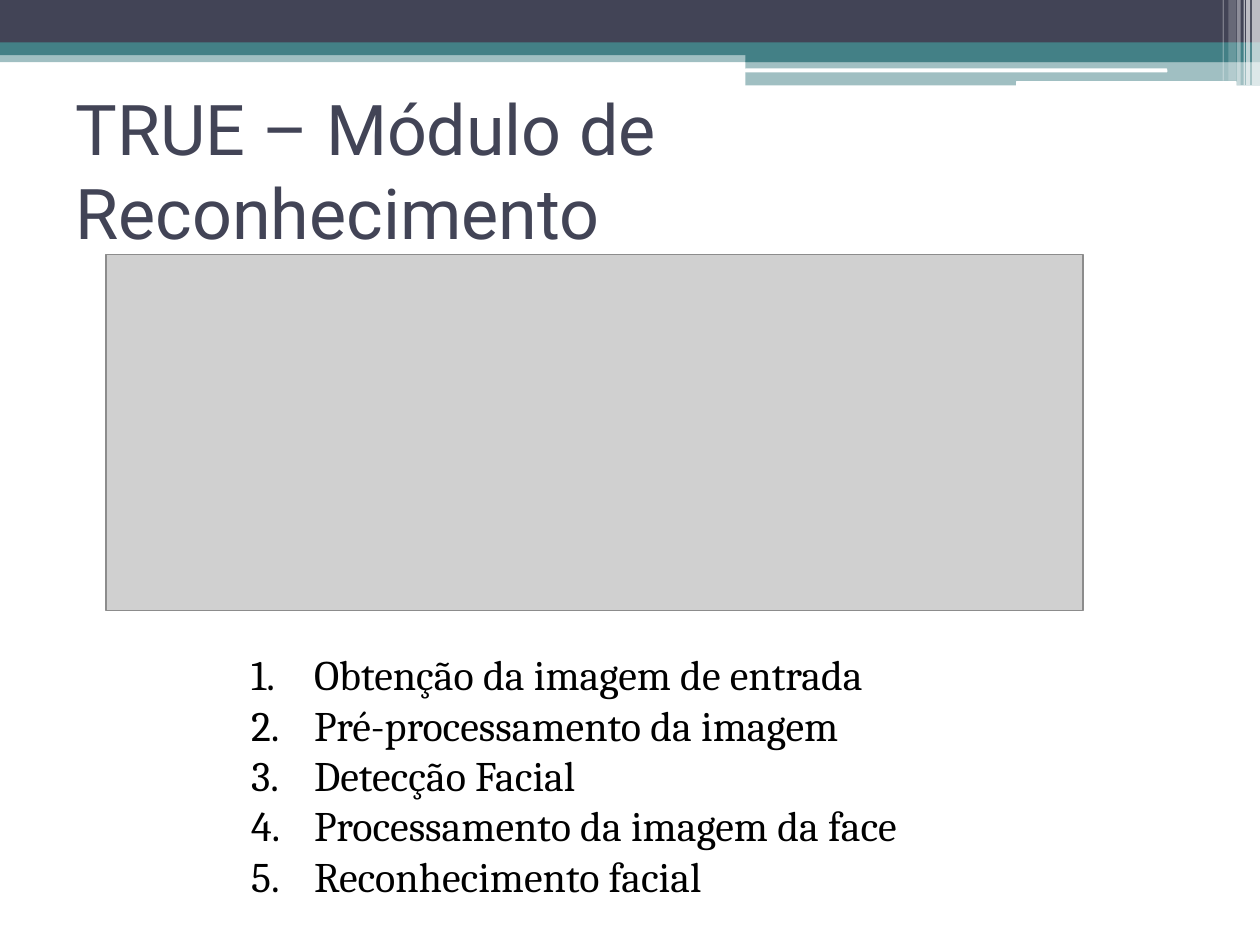
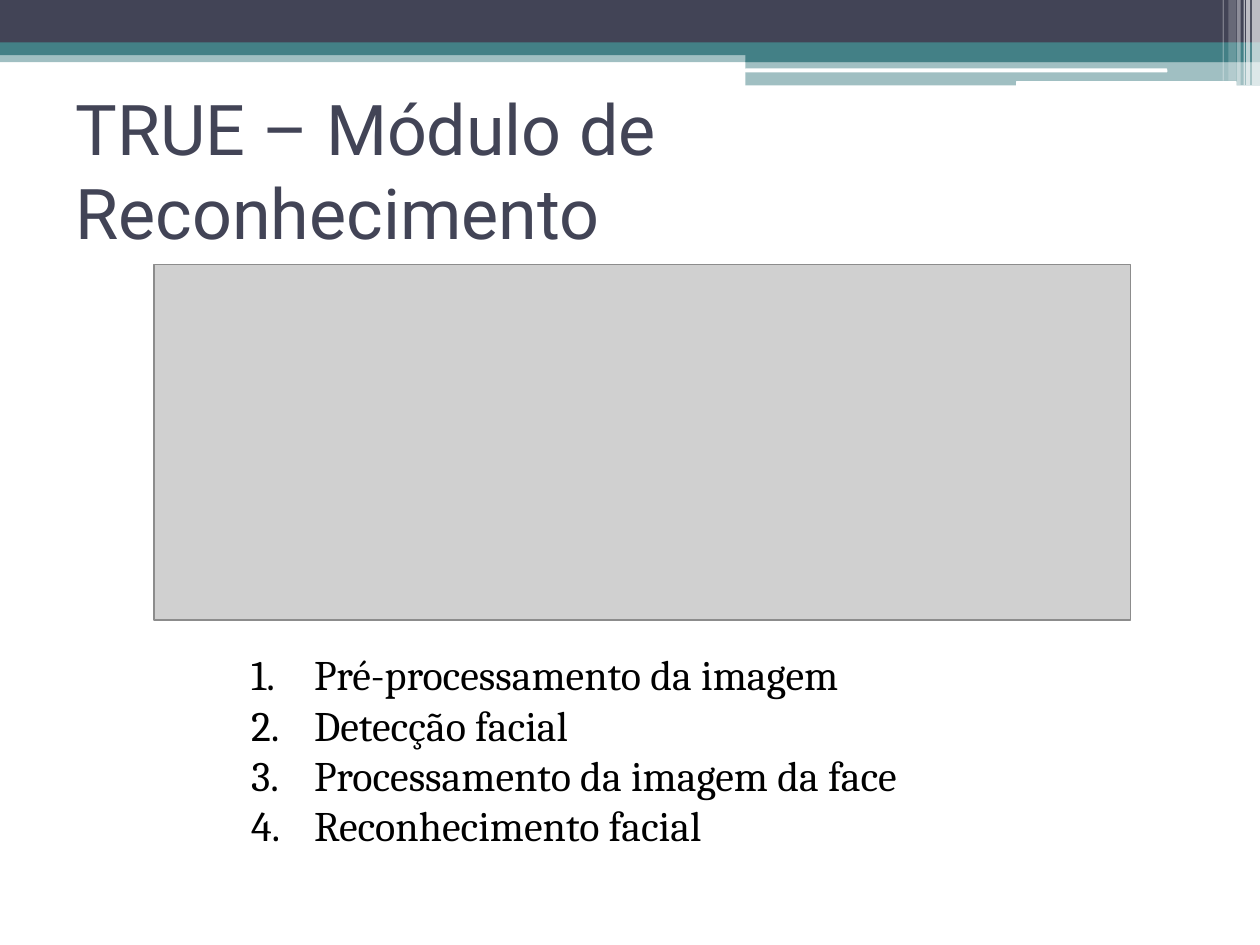
Before and after one commit to talesporto/Artigo-TRUE-SBCUP, a slide deck: slide 19 of apresentacao/ApresentacaoSBCUP.pptx (slide 20 before the commit). Drawn at 1260x945 pixels with LibreOffice and Linux fonts; fonts in the diff are those of the drawing; grey boxes stand for pictures. Boxes give left, top, right and bottom in pixels: in the first picture for what was removed or moved away, otherwise in the second. Text is boxed around its words. In the diff, an @@ line names an element or a change of style, - is before the commit and + after.

```diff
--- a/apresentacao/ApresentacaoSBCUP.pptx
+++ b/apresentacao/ApresentacaoSBCUP.pptx
@@ picture: place and size @@
-picture at (106, 255, 1082, 610)
+picture at (154, 265, 1130, 620)
@@ text at (314, 660, 863, 700): paragraph removed @@
-1. Obtenção da imagem de entrada
@@ text at (314, 711, 568, 750): text changed @@
-3. Detecção Facial
+2. Detecção facial
```
Also in this commit, not shown: 6 other slides changed.
